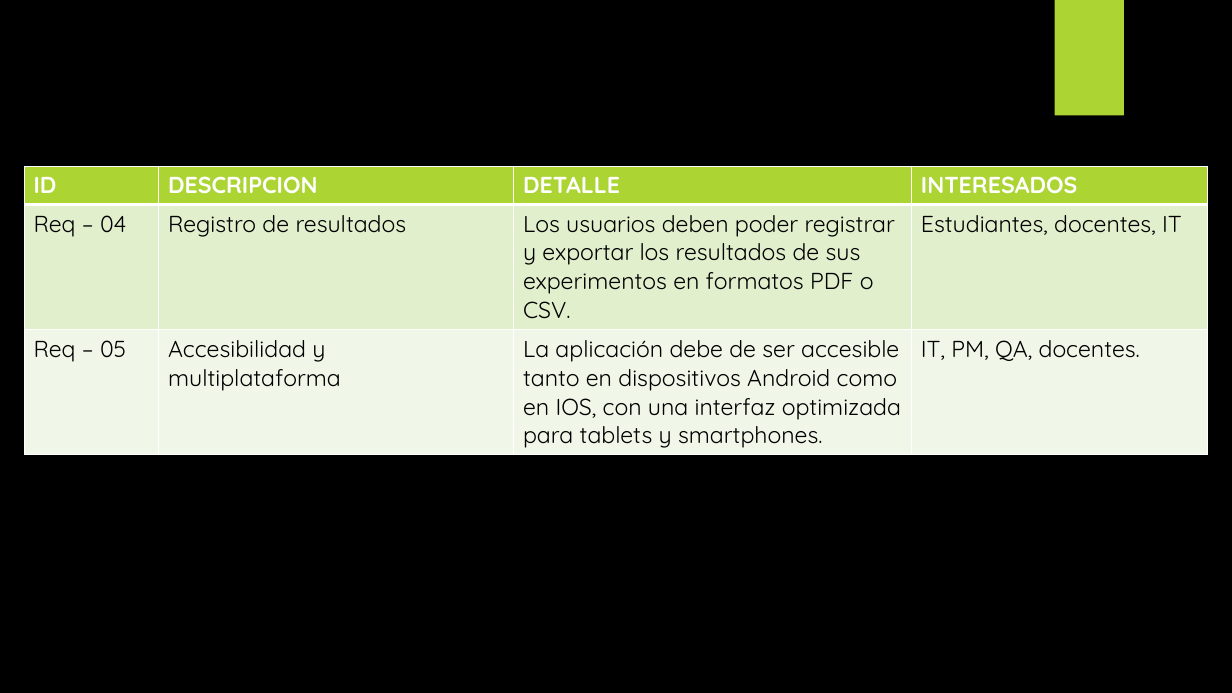
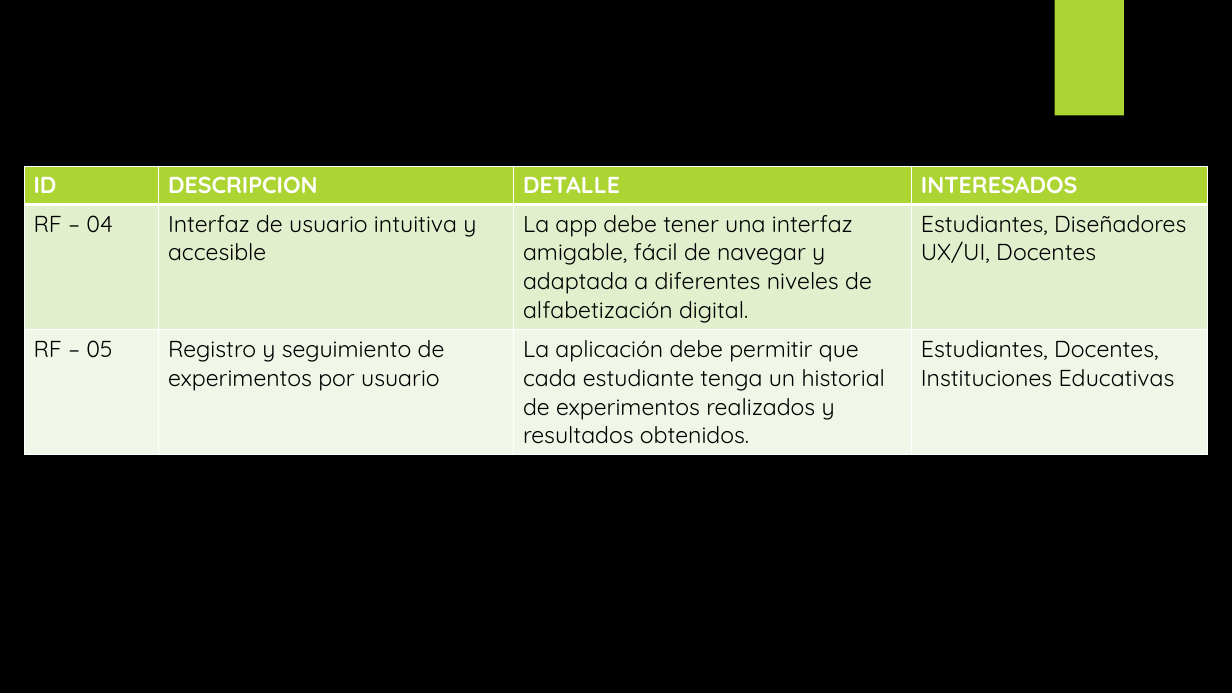
Before and after one commit to Jucer74/SoftwareArchitecture, a slide deck: slide 5 of Project/Context/EduPhysics.context.pptx. Drawn at 1232x693 pixels with LibreOffice and Linux fonts; fonts in the diff are those of the drawing; background and template pictures are left out. Boxes give left, top, right and bottom in pixels: in the first picture for what was removed or moved away, otherwise in the second. Text is boxed around its words. In the diff, an @@ line names an element or a change of style, - is before the commit and + after.

```diff
--- a/Project/Context/EduPhysics.context.pptx
+++ b/Project/Context/EduPhysics.context.pptx
@@ table at bbox=[24, 166, 1208, 448] @@
-row 2: Req – 04 | Registro de resultados | Los usuarios deben poder registrar y exportar los resultados de sus experimentos en formatos PDF o CSV. | Estudiantes, docentes, IT
+row 2: RF – 04 | Interfaz de usuario intuitiva y accesible | La app debe tener una interfaz amigable, fácil de navegar y adaptada a diferentes niveles de alfabetización digital. | Estudiantes, Diseñadores UX/UI, Docentes
-row 3: Req – 05 | Accesibilidad y multiplataforma | La aplicación debe de ser accesible tanto en dispositivos Android como en IOS, con una interfaz optimizada para tablets y smartphones. | IT, PM, QA, docentes.
+row 3: RF – 05 | Registro y seguimiento de experimentos por usuario | La aplicación debe permitir que cada estudiante tenga un historial de experimentos realizados y resultados obtenidos. | Estudiantes, Docentes, Instituciones Educativas
```
Also in this commit, not shown: 4 other slides changed, 1 slide added, 1 slide removed.
